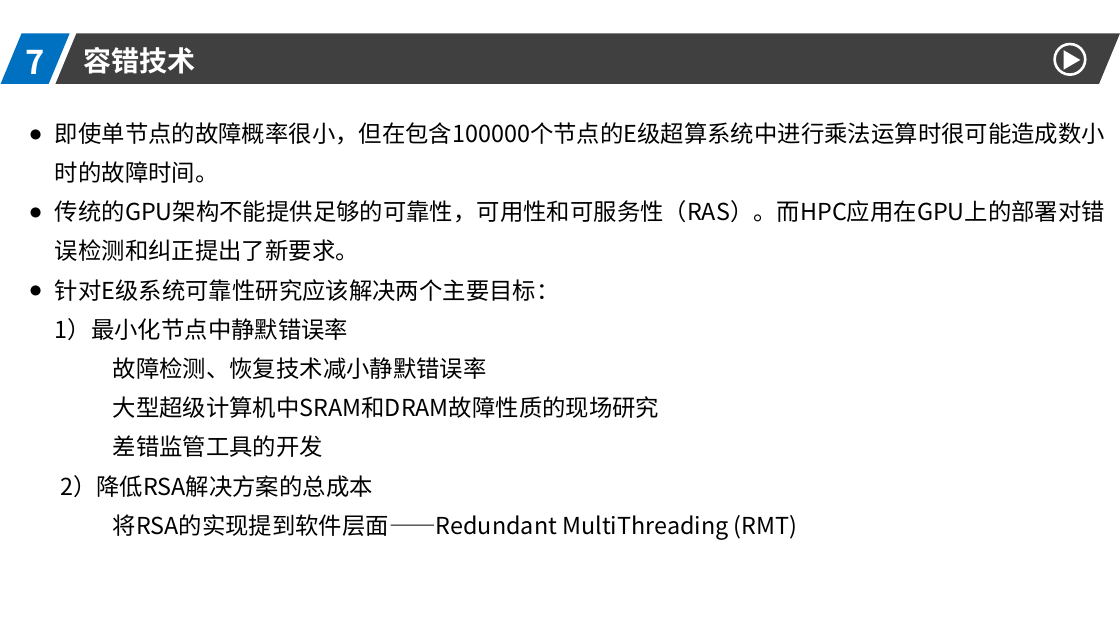
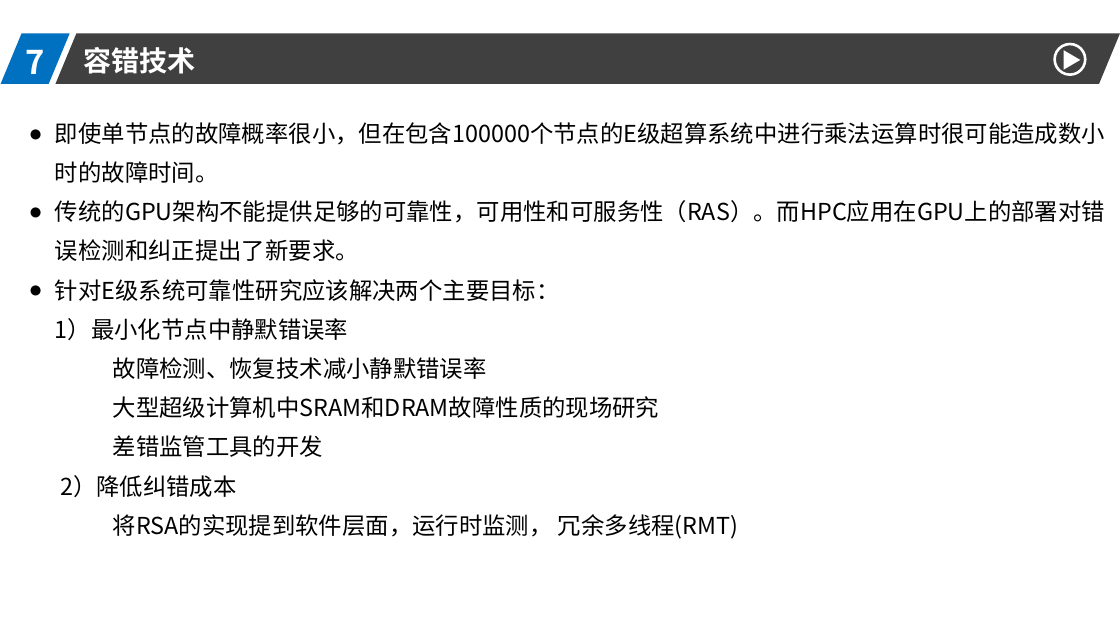
Before and after one commit to DO-MINATOR/buaa, a slide deck: slide 21 of 高性能计算机/高性能.pptx. Drawn at 1120x630 pixels with LibreOffice and Linux fonts; fonts in the diff are those of the drawing. Boxes give left, top, right and bottom in pixels: in the first picture for what was removed or moved away, otherwise in the second. Text is boxed around its words. In the diff, an @@ line names an element or a change of style, - is before the commit and + after.

```diff
--- a/高性能计算机/高性能.pptx
+++ b/高性能计算机/高性能.pptx
@@ text at [60,475,739,539]: text changed @@
-2）降低RSA解决方案的总成本
-将RSA的实现提到软件层面——Redundant MultiThreading (RMT)
+2）降低纠错成本
+将RSA的实现提到软件层面，运行时监测， 冗余多线程(RMT)
```
Also in this commit, not shown: 8 other slides changed.
